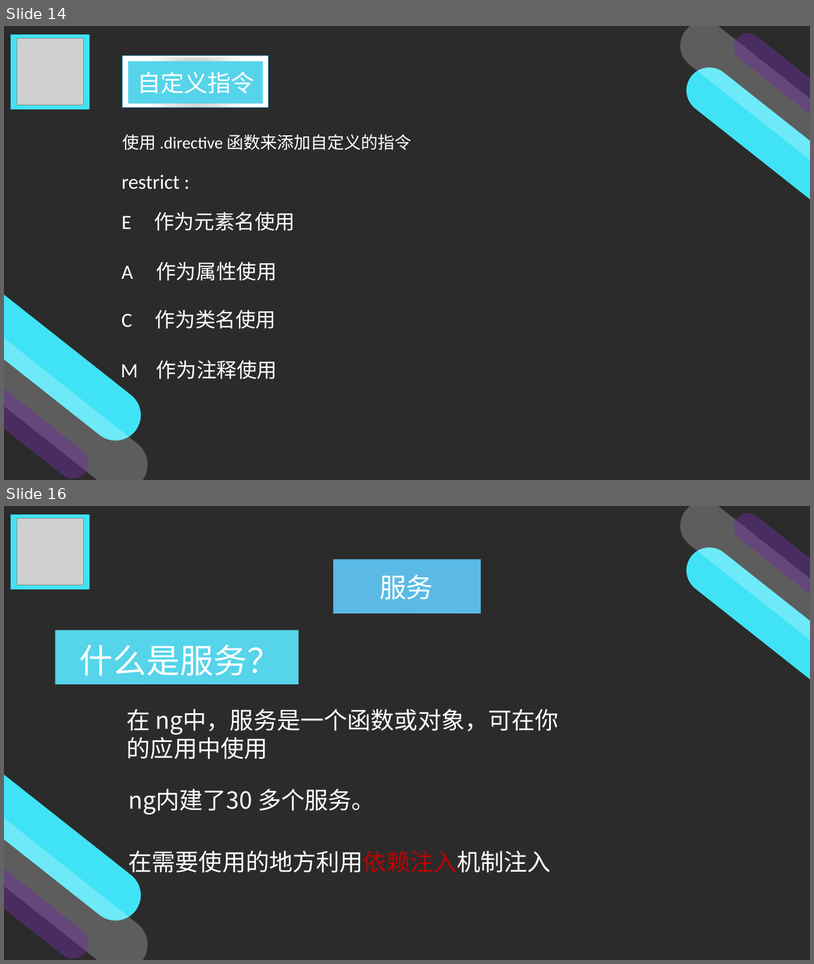
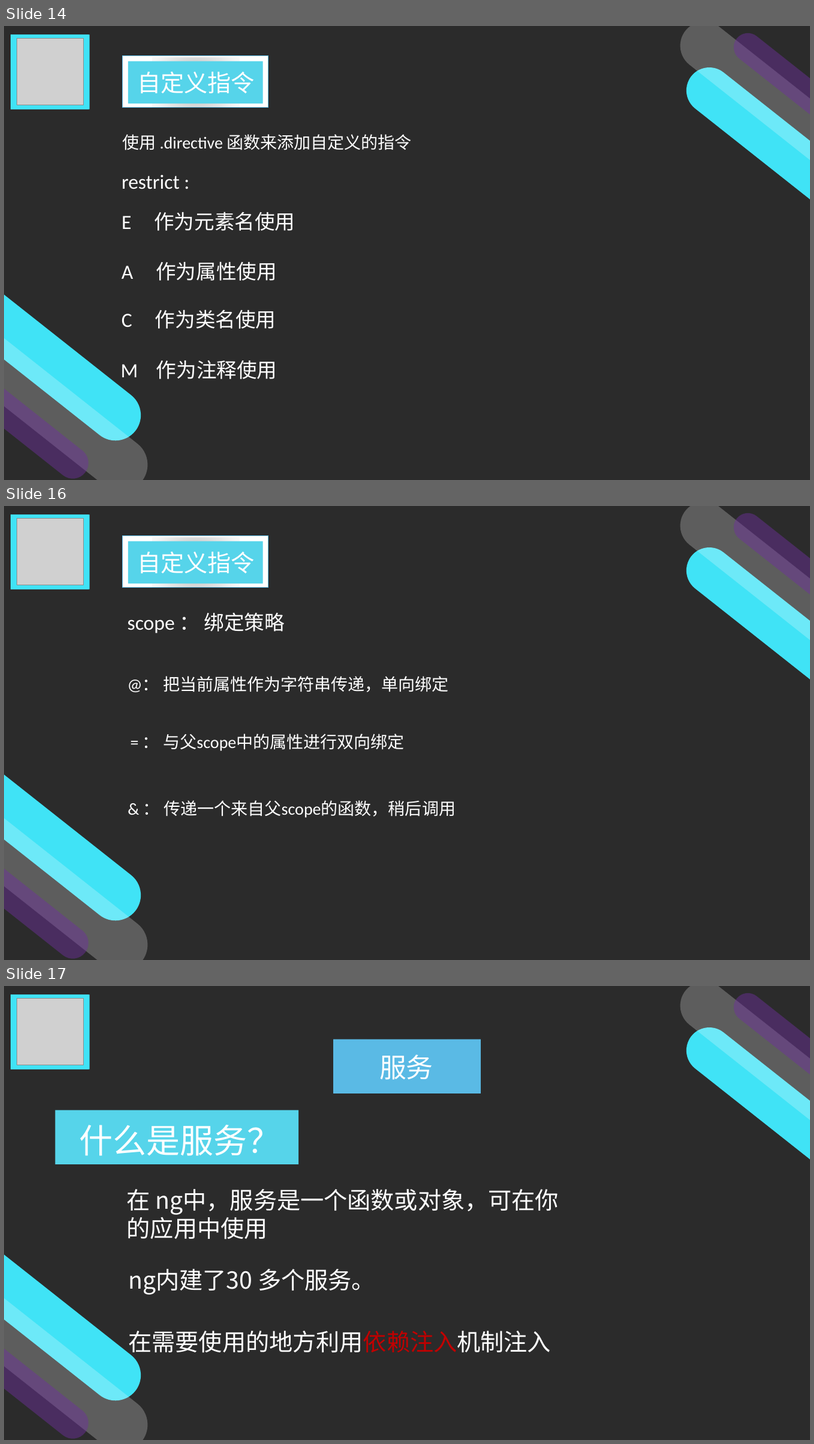
Before and after one commit to Dreamweaver-jun/AngularJS-sample, a slide deck: AngularJS演示.pptx. Shown one above the other, each under a label of ours: slides 14 and 16 before the commit, slides 14, 16 and 17 after it; the slides between them are not shown. The pictures are 814x964 and 814x1444 pixels, drawn with LibreOffice and Linux fonts; fonts in the diff are those of the drawing; grey boxes stand for pictures; background and template pictures are left out; a plain dark background stands for a picture behind light text. Boxes give left, top, right and bottom in pixels: in the first picture for what was removed or moved away, otherwise in the second. Text is boxed around its words. In the diff, an @@ line names an element or a change of style, - is before the commit and + after.

```diff
--- a/AngularJS演示.pptx
+++ b/AngularJS演示.pptx
@@ slide 16 added at (4,506,810,960), background picture (left out) @@
@@ rectangle added at (11,514,89,589), fill #40E3F6, 32 pt, text #FFFFFF @@
+LOGO
@@ rectangle added at (11,514,89,589), fill #40E3F6 @@
@@ picture added at (17,518,83,585) @@
@@ freeform shape added at (681,506,810,640), fill #FFFFFF at 24% opacity @@
@@ freeform shape added at (734,513,810,594), fill #7030A0 at 46% opacity @@
@@ rectangle added at (123,535,269,588), fill #FFFFFF, outline #5ABAE5 1 pt @@
@@ rectangle added at (128,541,263,583), fill #56D4EA @@
@@ text added at (137,552,255,573), 28 pt, text #FFFFFF @@
+自定义指令
@@ freeform shape added at (687,547,810,679), fill #40E3F6 @@
@@ text added at (128,612,285,633), 24 pt, text #FFFFFF @@
+scope ： 绑定策略
@@ text added at (163,676,449,692), 20 pt, text #FFFFFF @@
+@： 把当前属性作为字符串传递，单向绑定
@@ text added at (163,733,405,751), 20 pt, text #FFFFFF @@
+= ： 与父scope中的属性进行双向绑定
@@ freeform shape added at (5,774,141,920), fill #40E3F6 @@
@@ text added at (164,800,456,817), 20 pt, text #FFFFFF @@
+& ： 传递一个来自父scope的函数，稍后调用
@@ freeform shape added at (4,818,147,960), fill #FFFFFF at 24% opacity @@
@@ freeform shape added at (4,868,89,959), fill #7030A0 at 46% opacity @@
@@ what was slide 16 is now slide 17 @@
```
Also in this commit, not shown: 1 slide changed, 12 other files.
